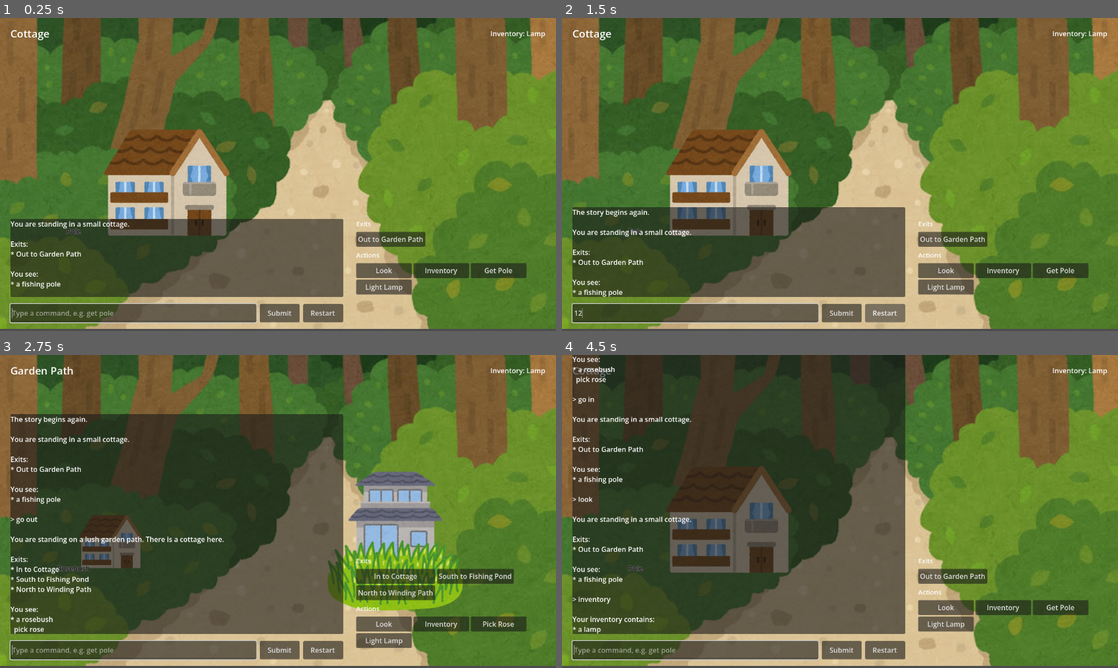
Above: before the commit, frames 1-4 (two rows, left to right).
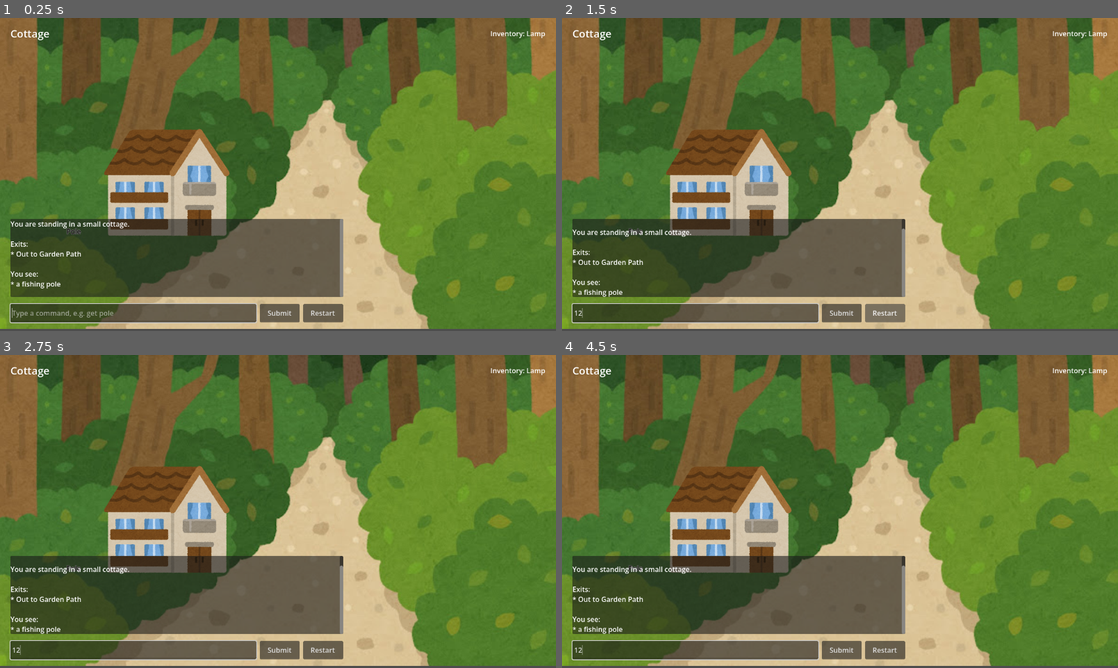
Above: after the commit, the same moments.

Repository: 0frankie/action-castle
Game: Godot game, scene res://scenes/main.tscn
Same seed, same stepped clock (60 frames per second), same inputs: the game is played once before the commit and once after it.
Inputs (mouse positions are in pixels of both pictures, inside the frame that each line leads up to):
- Up to frame 1 (0.25 s): no input
- Up to frame 2 (1.5 s): click (695, 312) at 0.52 s; type "12" at 0.6 s; click "Restart" at 1.25 s
- Up to frame 3 (2.75 s): click (389, 577) at 2 s, where only the run before the commit has a clickable "Out to Garden Path"
- Up to frame 4 (4.5 s): click (956, 577) at 2.75 s, where only the run before the commit has a clickable "In to Cottage"; click (945, 608) at 3.5 s, where only the run before the commit has a clickable "Look"; click (1001, 608) at 4.25 s, where only the run before the commit has a clickable "Inventory"

The runs differ from the first frame. In frame 1, 2.8% of the frame differs, in the area x 61-95%, y 64-90%; in frame 2, 5.0%; in frame 3, 39%; in frame 4, 42%, in the area x 1-95%, y 0-96%.

Commit message:
improve game controls UI

Diff:
--- a/scenes/ui/game_ui.tscn
+++ b/scenes/ui/game_ui.tscn
@@ -41,10 +41,18 @@
 offset_bottom = -78.0
 grow_vertical = 0
 
-[node name="StoryLog" type="RichTextLabel" parent="StoryPanel"]
+[node name="StoryScroll" type="ScrollContainer" parent="StoryPanel"]
 layout_mode = 2
-bbcode_enabled = false
-scroll_following = true
+size_flags_horizontal = 3
+size_flags_vertical = 3
+horizontal_scroll_mode = 0
+vertical_scroll_mode = 2
+
+[node name="StoryLog" type="RichTextLabel" parent="StoryPanel/StoryScroll"]
+layout_mode = 2
+size_flags_horizontal = 3
+bbcode_enabled = true
+scroll_active = false
 text = ""
 fit_content = true
 
@@ -73,35 +81,3 @@
 layout_mode = 2
 custom_minimum_size = Vector2(92, 0)
 text = "Restart"
-
-[node name="ActionsPanel" type="VBoxContainer" parent="."]
-anchors_preset = 3
-anchor_left = 1.0
-anchor_top = 1.0
-anchor_right = 1.0
-anchor_bottom = 1.0
-offset_left = -460.0
-offset_top = -258.0
-offset_right = -24.0
-offset_bottom = -20.0
-grow_horizontal = 0
-grow_vertical = 0
-theme_override_constants/separation = 8
-
-[node name="ExitTitle" type="Label" parent="ActionsPanel"]
-layout_mode = 2
-theme_override_font_sizes/font_size = 15
-text = "Exits"
-
-[node name="ExitButtons" type="GridContainer" parent="ActionsPanel"]
-layout_mode = 2
-columns = 2
-
-[node name="ActionTitle" type="Label" parent="ActionsPanel"]
-layout_mode = 2
-theme_override_font_sizes/font_size = 15
-text = "Actions"
-
-[node name="ActionButtons" type="GridContainer" parent="ActionsPanel"]
-layout_mode = 2
-columns = 3
--- a/scripts/main.gd
+++ b/scripts/main.gd
@@ -39,25 +39,24 @@
 	Vector2(360.0, 45.0),
 ]
 
-const MAX_HISTORY_BLOCKS: int = 10
+const MAX_HISTORY_TURNS: int = 10
 const ACTION_CASTLE_GAME_SCRIPT: GDScript = preload("res://scripts/action_castle_game.gd")
 
 var _game: Variant
 var _location_nodes: Dictionary = {}
 var _item_nodes: Dictionary = {}
 var _character_nodes: Dictionary = {}
-var _history: Array[String] = []
+var _turns: Array[Array] = []
 
 @onready var _locations_root: Node2D = $World/Locations
 @onready var _entity_pool: Node2D = $World/EntityPool
 @onready var _location_title: Label = $CanvasLayer/GameUi/TopBar/LocationTitle
 @onready var _inventory_label: Label = $CanvasLayer/GameUi/TopBar/InventoryLabel
-@onready var _story_log: RichTextLabel = $CanvasLayer/GameUi/StoryPanel/StoryLog
+@onready var _story_scroll: ScrollContainer = $CanvasLayer/GameUi/StoryPanel/StoryScroll
+@onready var _story_log: RichTextLabel = $CanvasLayer/GameUi/StoryPanel/StoryScroll/StoryLog
 @onready var _command_input: LineEdit = $CanvasLayer/GameUi/CommandBar/CommandInput
 @onready var _command_button: Button = $CanvasLayer/GameUi/CommandBar/SubmitButton
 @onready var _restart_button: Button = $CanvasLayer/GameUi/CommandBar/RestartButton
-@onready var _exit_buttons: GridContainer = $CanvasLayer/GameUi/ActionsPanel/ExitButtons
-@onready var _action_buttons: GridContainer = $CanvasLayer/GameUi/ActionsPanel/ActionButtons
 
 
 # Initializes the game model, entity lookup tables, and first room view.
@@ -67,7 +66,7 @@
 	_collect_entity_nodes(_locations_root)
 	_collect_entity_nodes(_entity_pool)
 	_wire_ui()
-	_push_history(_game.describe_current_state())
+	_start_turn(_game.describe_current_state())
 	_refresh()
 	_command_input.grab_focus()
 
@@ -92,9 +91,9 @@
 # Restarts the model and refreshes every editor-backed node.
 func _on_restart_pressed() -> void:
 	_game.reset()
-	_history.clear()
-	_push_history("The story begins again.")
-	_push_history(_game.describe_current_state())
+	_turns.clear()
+	_start_turn("The story begins again.")
+	_start_turn(_game.describe_current_state())
 	_refresh()
 	_command_input.grab_focus()
 
@@ -106,17 +105,12 @@
 		return
 
 	_command_input.clear()
-	_push_history("> %s" % cleaned_command)
+	_start_turn("> %s" % cleaned_command)
 	var messages: Array[String] = _game.run_command(cleaned_command)
 	for message in messages:
-		_push_history(message)
+		_append_to_current_turn(message)
 	_refresh()
 	_command_input.grab_focus()
-
-
-# Runs a command from a generated UI button.
-func _on_command_button_pressed(command: String) -> void:
-	_submit_command(command)
 
 
 # Finds all LocationNode children by their exported ids.
@@ -148,7 +142,6 @@
 
 	_refresh_entities(snapshot)
 	_refresh_text()
-	_refresh_command_buttons()
 
 
 # Places visible item and character nodes under the active room containers.
@@ -224,52 +217,49 @@
 			labels.append(_game.get_item_label(item_id))
 		_inventory_label.text = "Inventory: %s" % ", ".join(labels)
 
-	_story_log.text = "\n\n".join(_history)
-
-
-# Rebuilds exit and action buttons from the current game state.
-func _refresh_command_buttons() -> void:
-	_clear_children(_exit_buttons)
-	_clear_children(_action_buttons)
-
-	for exit_data in _game.get_available_exits():
-		var command := "go %s" % exit_data["direction"]
-		var label := "%s to %s" % [
-			String(exit_data["direction"]).capitalize(),
-			exit_data["to_name"],
-		]
-		_add_command_button(_exit_buttons, label, command)
-
-	for command in _game.get_suggested_commands():
-		if command.begins_with("go "):
-			continue
-		_add_command_button(_action_buttons, command.capitalize(), command)
-
-	_restart_button.disabled = false
-
-
-# Adds a button that submits a command when pressed.
-func _add_command_button(parent: GridContainer, label: String, command: String) -> void:
-	var button := Button.new()
-	button.text = label
-	button.tooltip_text = command
-	button.focus_mode = Control.FOCUS_NONE
-	button.custom_minimum_size = Vector2(128.0, 34.0)
-	button.pressed.connect(_on_command_button_pressed.bind(command))
-	parent.add_child(button)
-
-
-# Queues existing generated buttons for removal.
-func _clear_children(parent: Node) -> void:
-	for child in parent.get_children():
-		child.queue_free()
-
-
-# Adds a message to the bounded story history.
-func _push_history(message: String) -> void:
-	_history.append(message)
-	while _history.size() > MAX_HISTORY_BLOCKS:
-		_history.pop_front()
+	_story_log.text = _format_history()
+	_scroll_story_to_bottom()
+
+
+# Joins all turn blocks into display text, styling user commands distinctly.
+func _format_history() -> String:
+	var blocks: PackedStringArray = []
+	for turn in _turns:
+		var styled_lines: PackedStringArray = []
+		for line in turn:
+			styled_lines.append(_style_line(line))
+		blocks.append("\n".join(styled_lines))
+	return "\n\n".join(blocks)
+
+
+# Wraps user-input command lines in bbcode so they stand out from responses.
+func _style_line(line: String) -> String:
+	if line.begins_with("> "):
+		return "[b][color=#7ec8ff]%s[/color][/b]" % line
+	return line
+
+
+# Scrolls the story panel to the latest content after layout settles.
+func _scroll_story_to_bottom() -> void:
+	await get_tree().process_frame
+	await get_tree().process_frame
+	_story_scroll.scroll_vertical = int(_story_scroll.get_v_scroll_bar().max_value)
+
+
+# Starts a new turn block and trims oldest turns past the cap.
+func _start_turn(first_line: String) -> void:
+	_turns.append([first_line])
+	while _turns.size() > MAX_HISTORY_TURNS:
+		_turns.pop_front()
+
+
+# Appends a line to the latest turn, starting one if history is empty.
+func _append_to_current_turn(line: String) -> void:
+	if _turns.is_empty():
+		_start_turn(line)
+		return
+	var current_turn: Array = _turns[_turns.size() - 1]
+	current_turn.append(line)
 
 
 # Gets the Items container for a location node.
